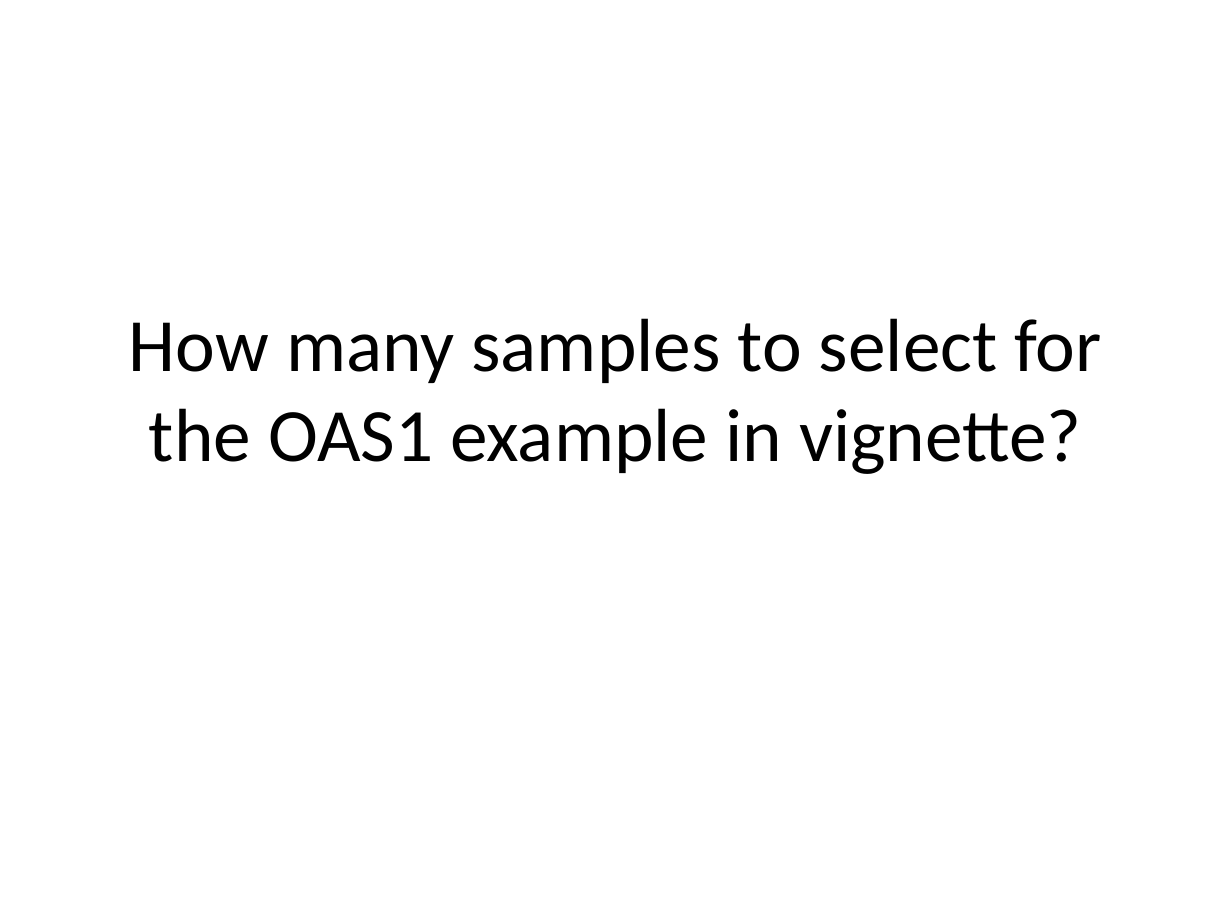
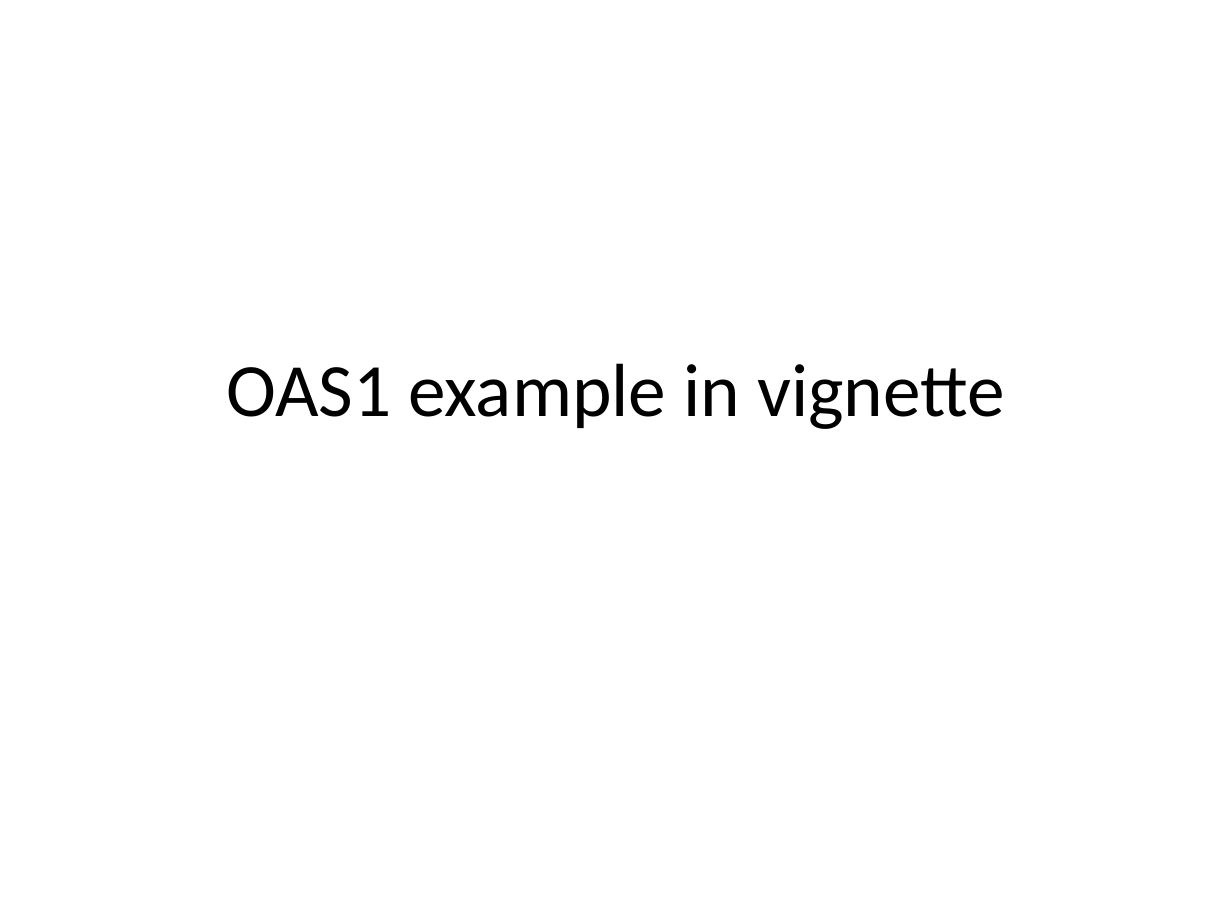
Before and after one commit to stephenslab/multiseq, a slide deck: slide 1 of local/OAS1vignette/OAS1Vignette.pptx. Drawn at 1232x924 pixels with LibreOffice and Linux fonts; fonts in the diff are those of the drawing. Boxes give left, top, right and bottom in pixels: in the first picture for what was removed or moved away, otherwise in the second. Text is boxed around its words. In the diff, an @@ line names an element or a change of style, - is before the commit and + after.

Commit message:
changed vignette

```diff
--- a/local/OAS1vignette/OAS1Vignette.pptx
+++ b/local/OAS1vignette/OAS1Vignette.pptx
@@ title at bbox=[226, 363, 1005, 429]: text changed @@
-How many samples to select for the OAS1 example in vignette?
+OAS1 example in vignette
```
Also in this commit, not shown: 4 other slides changed.
